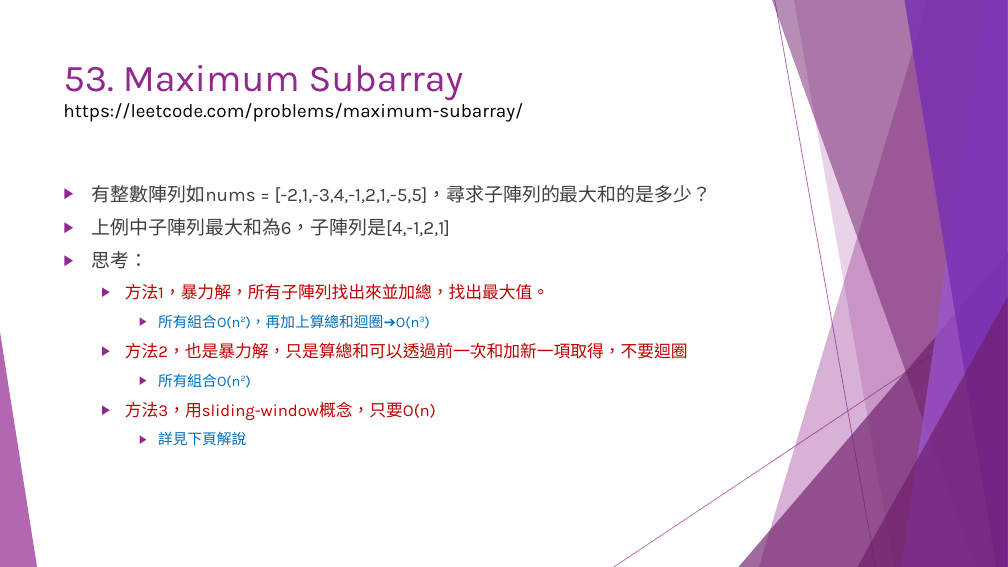
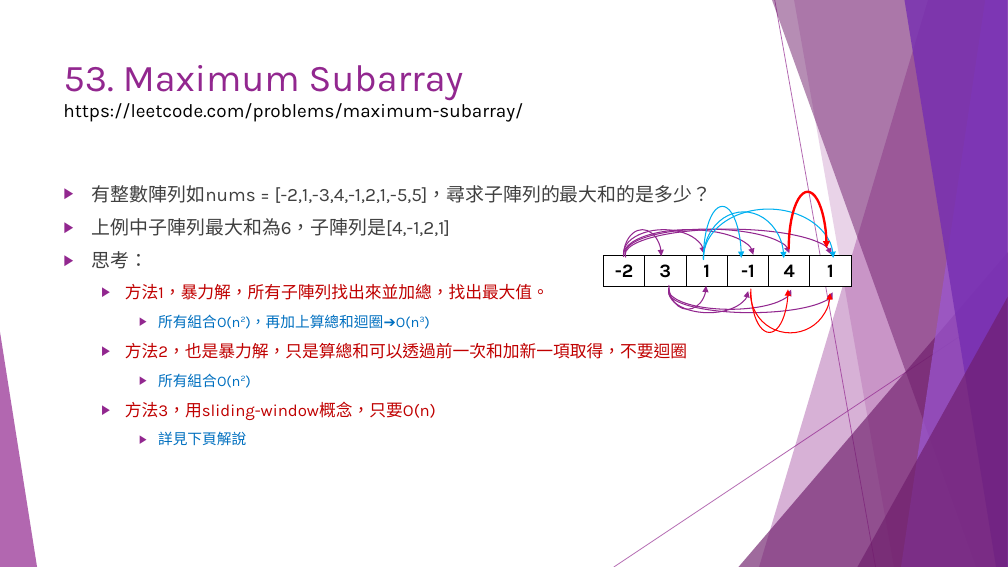
Before and after one commit to liulawsi/My_PPTs, a slide deck: slide 41 of LCC/Python/A1_邏輯思考訓練題.pptx (slide 38 before the commit). Drawn at 1008x567 pixels with LibreOffice and Linux fonts; fonts in the diff are those of the drawing. Boxes give left, top, right and bottom in pixels: in the first picture for what was removed or moved away, otherwise in the second. Text is boxed around its words. In the diff, an @@ line names an element or a change of style, - is before the commit and + after.

Commit message:
20210429

```diff
--- a/LCC/Python/A1_邏輯思考訓練題.pptx
+++ b/LCC/Python/A1_邏輯思考訓練題.pptx
@@ arc (boxed as its full ellipse) added at box(704, 206, 742, 309), outline #00B0F0 1 pt @@
@@ arc (boxed as its full ellipse) added at box(704, 209, 834, 307), outline #00B0F0 1 pt @@
@@ arc (boxed as its full ellipse) added at box(789, 192, 827, 305), outline #FF0000 2.25 pt @@
@@ group added at box(624, 229, 831, 283): 5 arc (boxed as its full ellipse)s @@
@@ arc (boxed as its full ellipse) added at box(704, 212, 784, 304), outline #00B0F0 1 pt @@
@@ table added at box(603, 256, 853, 287), 1 rows, 6 columns @@
+-2 | 3 | 1 | -1 | 4 | 1
@@ arc (boxed as its full ellipse) added at box(751, 247, 788, 333), outline #FF0000 1 pt @@
@@ arc (boxed as its full ellipse) added at box(751, 253, 830, 333), outline #FF0000 1 pt @@
@@ group added at box(668, 262, 833, 313): 4 arc (boxed as its full ellipse)s @@
```
Also in this commit, not shown: 6 other slides changed, 3 slides added.
